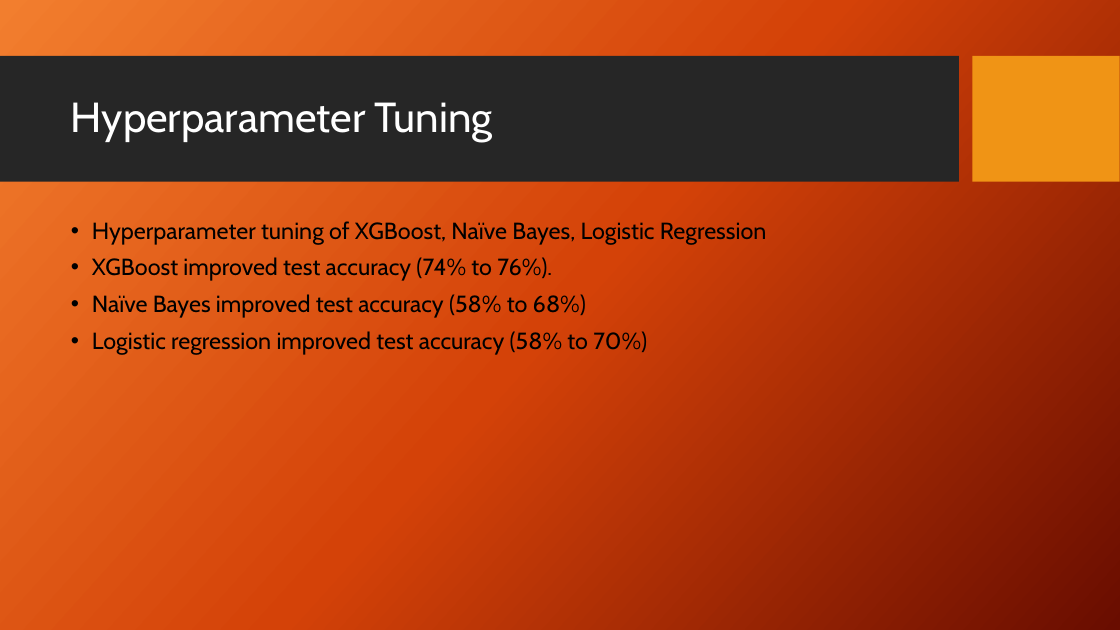
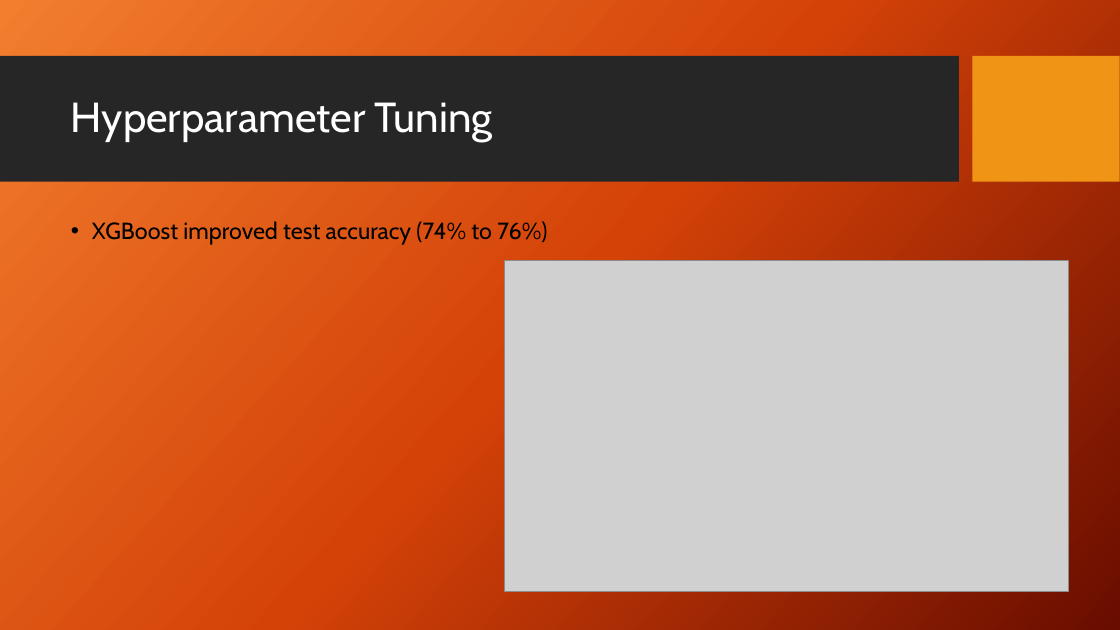
Before and after one commit to musairshad/Instacart-user-analysis, a slide deck: slide 11 of instacart basket analysis.pptx (slide 12 before the commit). Drawn at 1120x630 pixels with LibreOffice and Linux fonts; fonts in the diff are those of the drawing; grey boxes stand for pictures; background and template pictures are left out. Boxes give left, top, right and bottom in pixels: in the first picture for what was removed or moved away, otherwise in the second. Text is boxed around its words. In the diff, an @@ line names an element or a change of style, - is before the commit and + after.

```diff
--- a/instacart basket analysis.pptx
+++ b/instacart basket analysis.pptx
@@ text at box(92, 221, 547, 245): text changed @@
-• Hyperparameter tuning of XGBoost, Naïve Bayes, Logistic Regression
-• XGBoost improved test accuracy (74% to 76%).
-• Naïve Bayes improved test accuracy (58% to 68%)
-• Logistic regression improved test accuracy (58% to 70%)
+• XGBoost improved test accuracy (74% to 76%)
@@ picture added at box(504, 261, 1070, 592) @@
```
Also in this commit, not shown: 7 other slides changed, 4 slides added, 1 slide removed, 17 other files.
